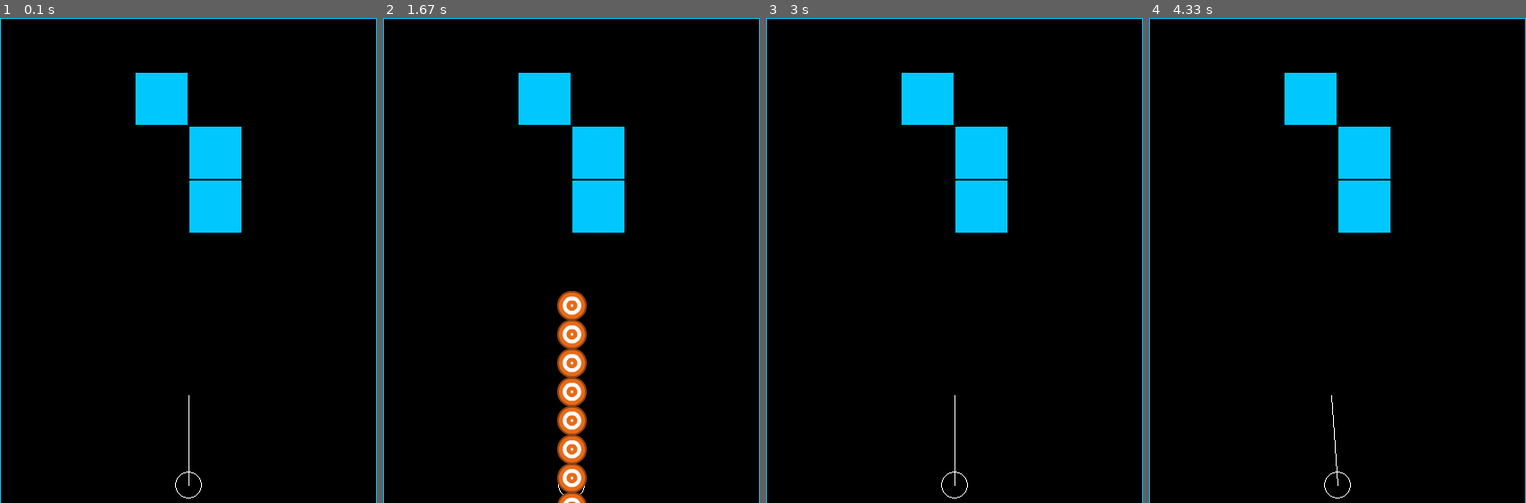
Above: before the commit, frames 1-4 (left to right).
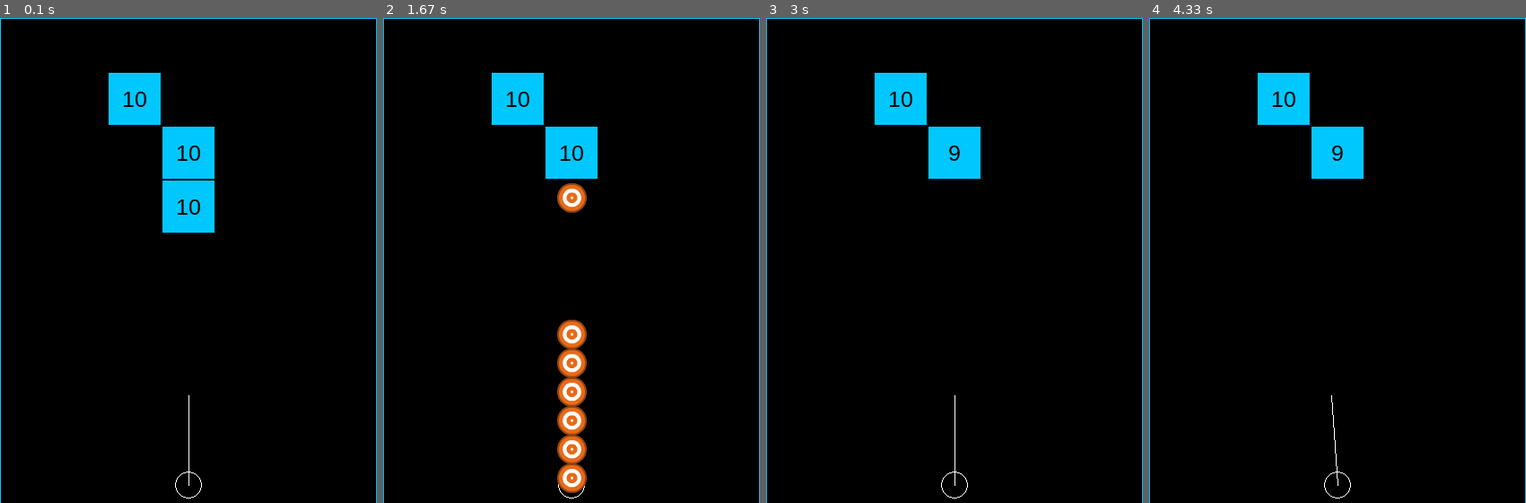
Above: after the commit, the same moments.

Repository: ba144220/pygame-collision-class
Game: pygame game, started from main.py
The game is run twice, just before and just after one commit, with the same random seed, the same clock (stepped at 60 frames per second) and the same inputs.
Inputs:
- Up to frame 1 (0.1 s): no input
- Up to frame 2 (1.67 s): tap Space at 0.33 s
- Up to frame 3 (3 s): no input
- Up to frame 4 (4.33 s): hold Left 3.4-3.87 s; tap Space at 3.47, 3.77, 3.97, 4.27 s; hold Right from 3.9 s (still down)

The runs differ from the first frame. In frame 1, 4.7% of the frame differs, in the area x 28-65%, y 11-45%; in frame 2, 5.4%, in the area x 28-65%, y 11-100%; in frame 3, 4.6%; in frame 4, 4.6%.

Commit message:
block number display

Diff:
--- a/ball.py
+++ b/ball.py
@@ -1,8 +1,8 @@
 import pygame, math
 from vector_operations import *
 
-screen_width = 400
-screen_height = 600
+screen_width = 420
+screen_height = 540
 
 
 class Ball(pygame.sprite.Sprite):
--- a/block.py
+++ b/block.py
@@ -2,14 +2,18 @@
 
 init_color = (0,200,255)
 
+screen_width = 420
+screen_height = 540
+
 class Block(pygame.sprite.Sprite):
-    def __init__(self, pos, width,  id):
+    def __init__(self, pos, size, number,  id):
         super().__init__()
 
-        self.image = pygame.Surface([width,width])
+        self.image = pygame.Surface(size)
         self.image.fill(init_color)
         self.rect = self.image.get_rect()
         self.rect.center = (round(pos[0]), round(pos[1]))
+        self.number = number
 
         self.color = init_color
         self.x1 = round(self.rect.center[0] - self.rect.width*0.5)
@@ -17,3 +21,23 @@
         self.y1 = round(self.rect.center[1] - self.rect.width*0.5)
         self.y2 = round(self.rect.center[1] + self.rect.width*0.5)
         self.id = id
+
+        self.font = pygame.font.SysFont("Arial", 25)
+        self.textSurf = self.font.render(str(number), 1, (0,0,0))
+
+        self.size = size
+        tW = self.textSurf.get_width()
+        tH = self.textSurf.get_height()
+        self.image.blit(self.textSurf, [size[0]/2 - tW/2, size[1]/2 - tH/2])
+
+    def hit(self):
+        self.number -= 1
+        if self.number == 0:
+            self.kill()
+
+    def update(self):
+        self.image.fill(init_color)
+        self.textSurf = self.font.render(str(self.number), 1, (0,0,0))
+        tW = self.textSurf.get_width()
+        tH = self.textSurf.get_height()
+        self.image.blit(self.textSurf, [self.size[0]/2 - tW/2, self.size[1]/2 - tH/2])
--- a/block_ball_detect.py
+++ b/block_ball_detect.py
@@ -90,6 +90,7 @@
 
     if collided == True and active==True:
         ball.collided.append(block_id)
+        block.hit()
 
         if action == 't':
             axis = (0,-1)
--- a/main.py
+++ b/main.py
@@ -32,12 +32,12 @@
 
 # Blocks
 block_group = pygame.sprite.Group()
-block1 = Block((180,90),  58,  1)
-block2 = Block((240,150),  58,  2)
-block3 = Block((240, 210),  58, 3)
-block_top = Block((210, -210),  422, -1 )
-block_left = Block((-270,270),   542,  -2)
-block_right = Block((690, 270),   542,  -3)
+block1 = Block((150,90),  (58,58), 10,  1)
+block2 = Block((210,150),  (58,58),10,  2)
+block3 = Block((210, 210),  (58,58),10, 3)
+block_top = Block((210, -210),  (422,422), -1, -1 )
+block_left = Block((-270,270),   (542,542), -1, -2)
+block_right = Block((690, 270),    (542,542), -1,  -3)
 block_group.add(block1)
 block_group.add(block_left)
 block_group.add(block_right)
@@ -107,6 +107,7 @@
             ball_block_detect(bl, bk)
 
     ball_group.update()
+    block_group.update()
 
     screen.fill(BLACK)
 
